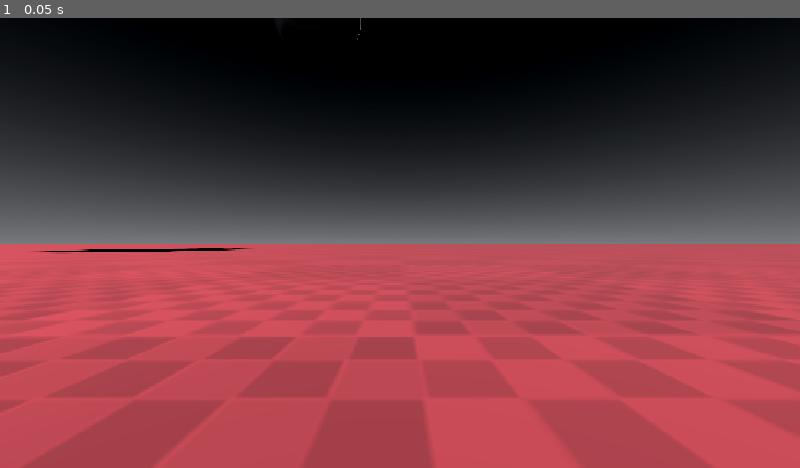
Above: before the commit, frame 1.
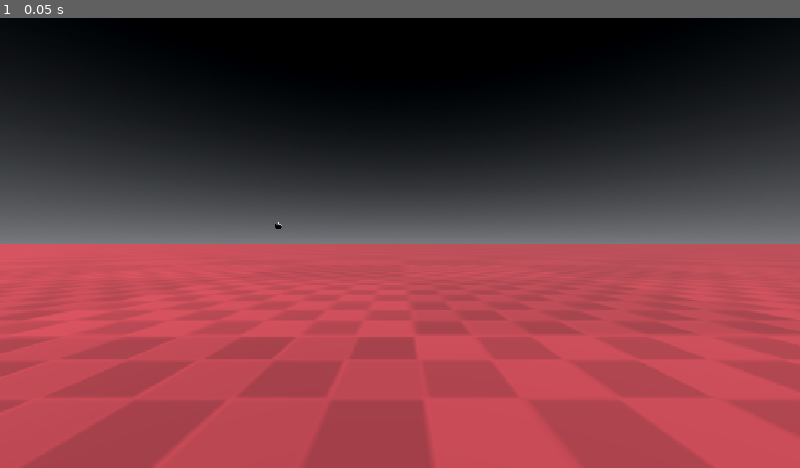
Above: after the commit, the same moment.

Repository: axel-k7/godot-vr-prototyping
Game: Godot game, scene res://main.tscn
Same seed, same stepped clock (60 frames per second), same inputs: the game is played once before the commit and once after it.
Inputs:
- Up to frame 1 (0.05 s): no input

The runs differ from the first frame. In frame 1, 0.2% of the frame differs, in the area x 4-46%, y 0-53%.

Commit message:
fixed targetable clamp

Diff:
--- a/vr-test/game/targeting/scripts/targetable.gd
+++ b/vr-test/game/targeting/scripts/targetable.gd
@@ -22,9 +22,10 @@
 func _process(delta: float) -> void:
 	if being_targeted || (not being_targeted and progress > 0):
 		progress += delta * (int(being_targeted) * 2 - 1)
+		progress = clamp(progress, 0.0, lock_on_time)
 		target_material.albedo_color = lerp(base_albedo, Color.RED, progress)
 
-		if progress > lock_on_time and not locked:
+		if progress >= lock_on_time and not locked:
 			locked = true
 			locked_on.emit()
 		elif progress < lock_on_time and locked:
--- a/vr-test/main.tscn
+++ b/vr-test/main.tscn
@@ -1,8 +1,8 @@
 [gd_scene format=3 uid="uid://bqrpmc6sey5u3"]
 
 [ext_resource type="PackedScene" uid="uid://bvi06vl38316k" path="res://levels/level.tscn" id="2_0xm2m"]
+[ext_resource type="Script" uid="uid://buy0x5o76rddf" path="res://targetable_move.gd" id="2_h2yge"]
 [ext_resource type="PackedScene" uid="uid://byn0p2bd83khf" path="res://game/targeting/scenes/vr_targeting.tscn" id="3_1bvp3"]
-[ext_resource type="Script" uid="uid://lp15ljclvyaa" path="res://game/targeting/scripts/targetable.gd" id="3_h2yge"]
 
 [sub_resource type="ProceduralSkyMaterial" id="ProceduralSkyMaterial_ig7tw"]
 sky_top_color = Color(0.007843138, 0.015686275, 0.023529412, 1)
@@ -35,9 +35,9 @@
 [node name="Level" parent="." unique_id=168350376 instance=ExtResource("2_0xm2m")]
 
 [node name="MeshInstance3D" type="MeshInstance3D" parent="." unique_id=587618807 node_paths=PackedStringArray("mesh_instance")]
-transform = Transform3D(1, 0, 0, 0, 1, 0, 0, 0, 1, -2.4438658, 2.6706905, -5.170688)
+transform = Transform3D(1, 0, 0, 0, 1, 0, 0, 0, 1, -20.443867, 2.6706905, -47.17069)
 mesh = SubResource("SphereMesh_3lrjh")
-script = ExtResource("3_h2yge")
+script = ExtResource("2_h2yge")
 mesh_instance = NodePath(".")
 
 [node name="VrTargeting" parent="." unique_id=1400519358 node_paths=PackedStringArray("target") instance=ExtResource("3_1bvp3")]
--- /dev/null
+++ b/vr-test/targetable_move.gd
@@ -0,0 +1,8 @@
+extends Targetable
+
+var time: float = 0.0
+
+func _process(delta: float) -> void:
+	super(delta)
+	time += delta
+	position.x += sin(time)
Not shown, added: vr-test/targetable_move.gd.uid
